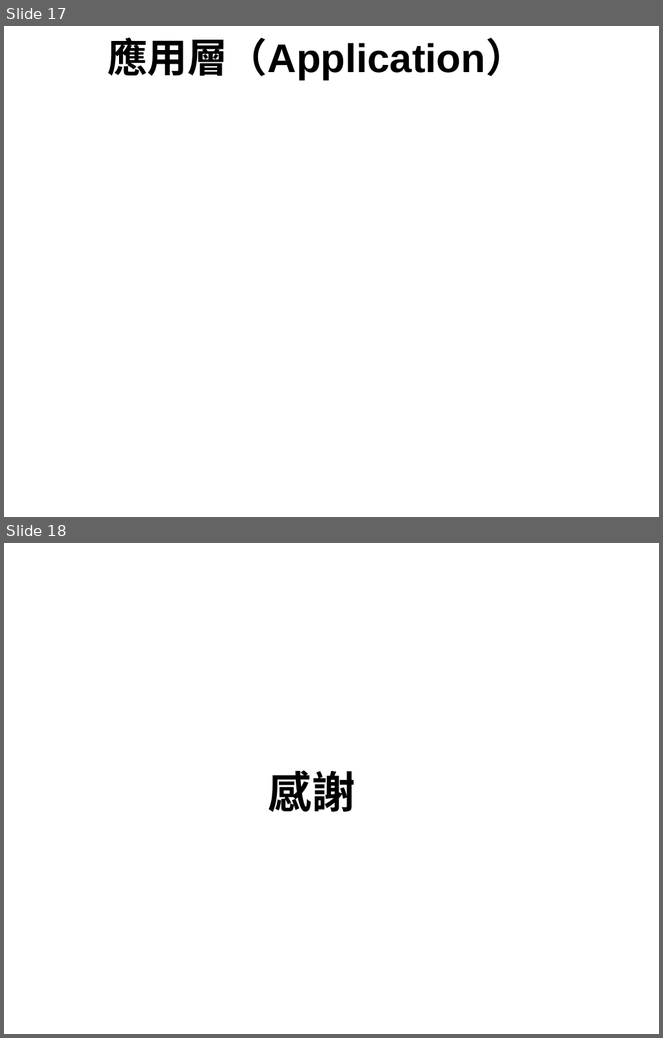
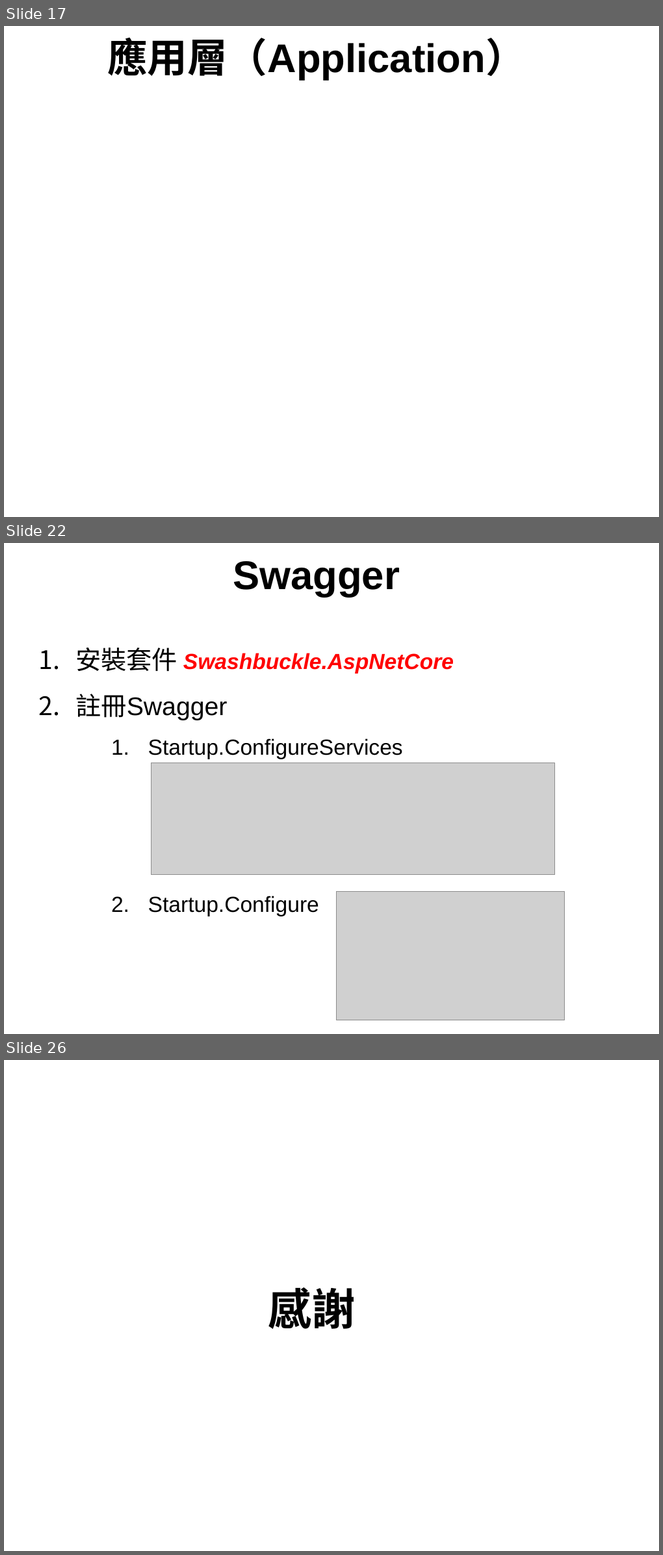
Before and after one commit to Sean2416/MarkDown, a slide deck: ABP.ppt. Shown one above the other, each under a label of ours: slides 17 and 18 before the commit, slides 17, 22 and 26 after it; the slides between them are not shown. The pictures are 663x1038 and 663x1555 pixels, drawn with LibreOffice and Linux fonts; fonts in the diff are those of the drawing; grey boxes stand for pictures; background and template pictures are left out. Boxes give left, top, right and bottom in pixels: in the first picture for what was removed or moved away, otherwise in the second. Text is boxed around its words. In the diff, an @@ line names an element or a change of style, - is before the commit and + after.

```diff
--- a/ABP.ppt
+++ b/ABP.ppt
@@ slide 22 added at (4, 543, 659, 1034), background picture (left out) @@
@@ text added at (233, 561, 400, 597), 44 pt, text #000000, bold @@
+Swagger
@@ text added at (76, 648, 454, 917), 24 pt, text #000000 @@
+  1. 安裝套件 Swashbuckle.AspNetCore
+  2. 註冊Swagger
+    1. Startup.ConfigureServices
+    2. Startup.Configure
@@ picture added at (151, 763, 555, 875) @@
@@ picture added at (337, 891, 565, 1020) @@
@@ page number added at (631, 1010, 659, 1034), 12 pt, text #FFFFFF @@
+22
@@ what was slide 18 is now slide 26 @@
```
Also in this commit, not shown: 7 other slides added, 1 other file.
